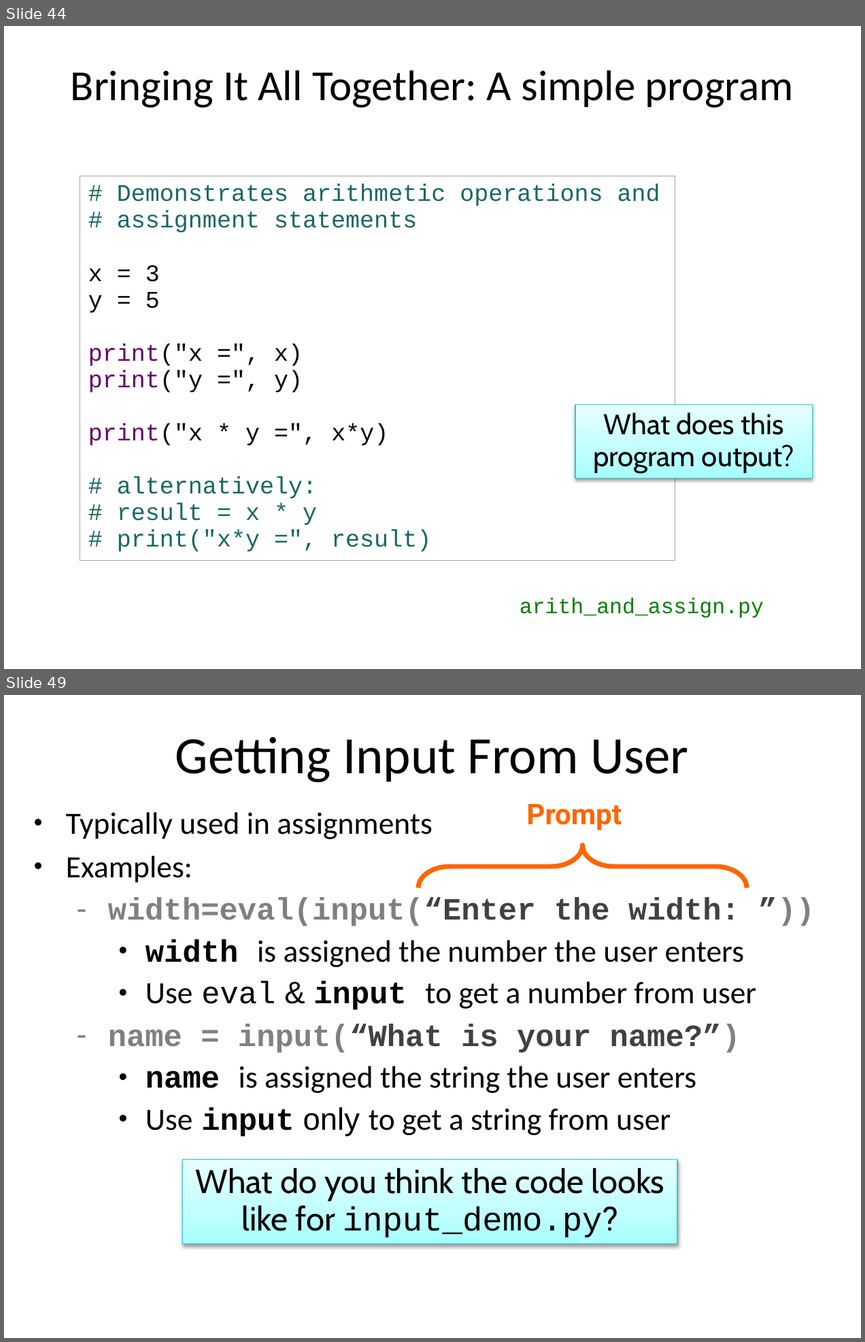
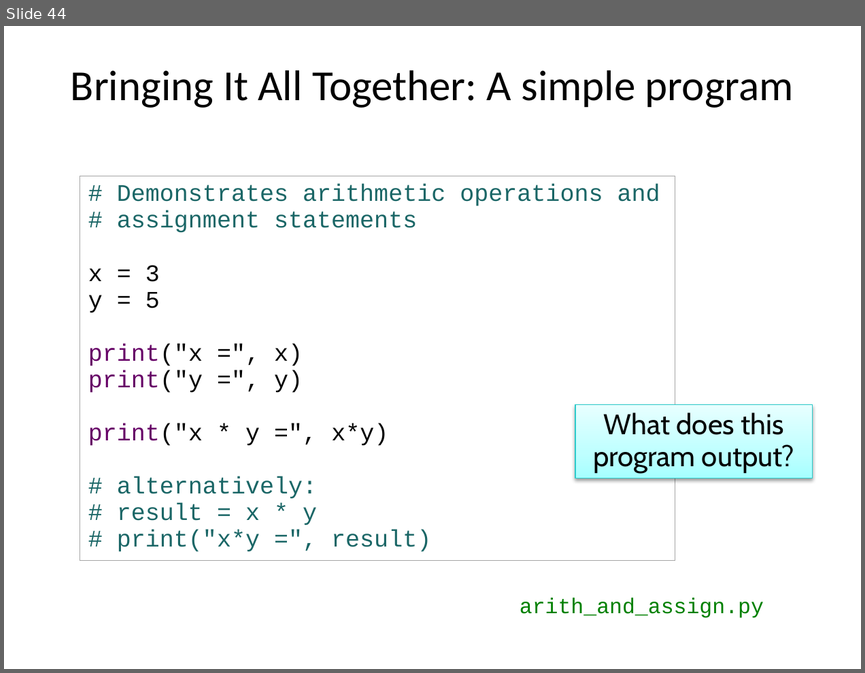
Before and after one commit to emhill/117-S15, a slide deck: src/morea/materials/04-python-intro.pptx. Shown one above the other, each under a label of ours: slides 44 and 49 before the commit, slide 44 after it; the slides between them are not shown. The pictures are 865x1342 and 865x673 pixels, drawn with LibreOffice and Linux fonts; fonts in the diff are those of the drawing. Boxes give left, top, right and bottom in pixels: in the first picture for what was removed or moved away, otherwise in the second. Text is boxed around its words. In the diff, an @@ line names an element or a change of style, - is before the commit and + after.

```diff
--- a/src/morea/materials/04-python-intro.pptx
+++ b/src/morea/materials/04-python-intro.pptx
@@ slide 49 removed at box(4, 695, 861, 1338), background #FFFFFF @@
@@ title removed at box(175, 736, 689, 783) @@
-Getting Input From User
@@ text removed at box(66, 812, 744, 1136) @@
-• Typically used in assignments
-• Examples:
-  ‑ width=eval(input(“Enter the width: ”))
-    • width is assigned the number the user enters
-    • Use eval & input to get a number from user
-  ‑ name = input(“What is your name?”)
-    • name is assigned the string the user enters
-    • Use input only to get a string from user
@@ text removed at box(526, 804, 621, 830) @@
-Prompt
@@ right brace removed at box(418, 845, 747, 887) @@
@@ text removed at box(425, 897, 756, 1004) @@
-Prompt displayed to user
@@ rectangle removed at box(182, 1159, 677, 1243) @@
-What do you think the code looks like for input_demo.py?
```
Also in this commit, not shown: 19 other slides removed, 16 other files.
